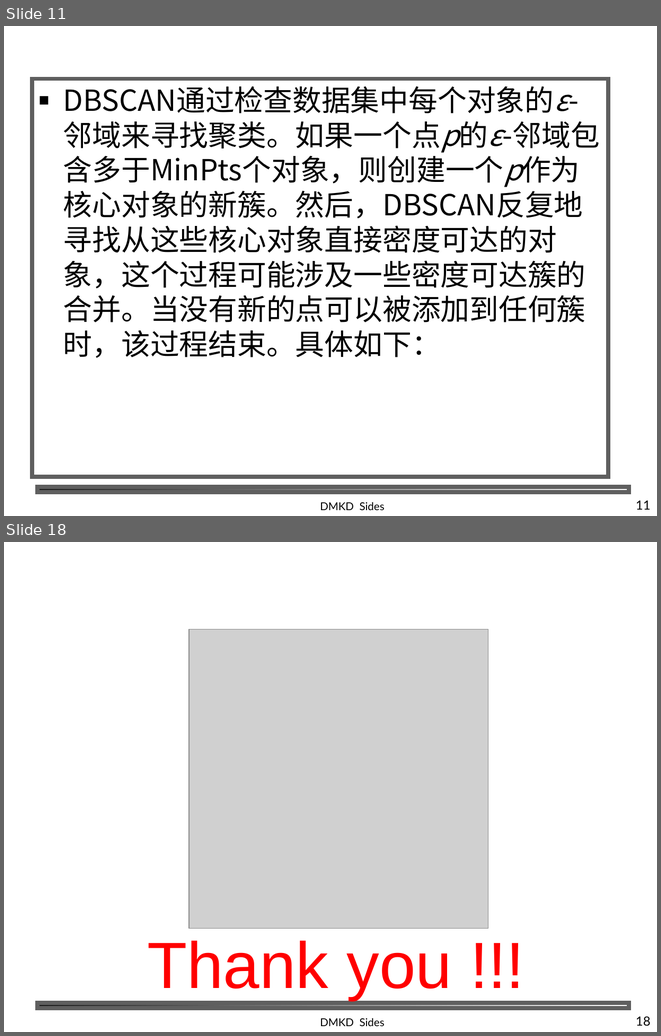
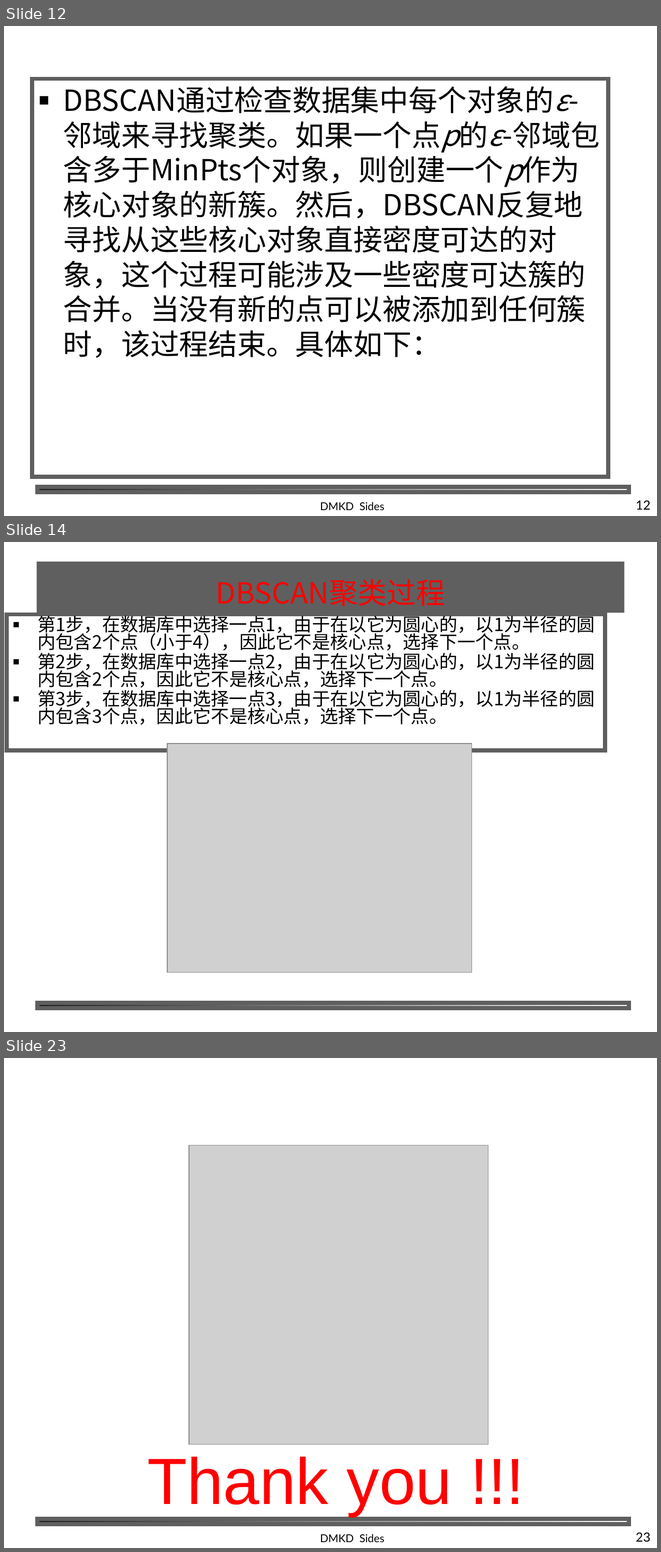
Before and after one commit to shfkuang/shfkuang.github.io, a slide deck: dm/ch5.4.ppt. Shown one above the other, each under a label of ours: slides 11 and 18 before the commit, slides 12, 14 and 23 after it; the slides between them are not shown. The pictures are 661x1036 and 661x1552 pixels, drawn with LibreOffice and Linux fonts; fonts in the diff are those of the drawing; grey boxes stand for pictures; background and template pictures are left out. Boxes give left, top, right and bottom in pixels: in the first picture for what was removed or moved away, otherwise in the second. Text is boxed around its words. In the diff, an @@ line names an element or a change of style, - is before the commit and + after.

```diff
--- a/dm/ch5.4.ppt
+++ b/dm/ch5.4.ppt
@@ slide 14 added at [4, 542, 657, 1032], background #FFFFFF; not listed: 1 template element that a slide beside it also shows @@
@@ title added at [37, 562, 624, 612], fill #5F5F5F, 32 pt, text #FF0000 @@
+DBSCAN聚类过程
@@ text added at [7, 615, 604, 750], outline #5F5F5F 4.51 pt, 20 pt, text #000000 @@
+■ 第1步，在数据库中选择一点1，由于在以它为圆心的，以1为半径的圆内包含2个点（小于4），因此它不是核心点，选择下一个点。
+■ 第2步，在数据库中选择一点2，由于在以它为圆心的，以1为半径的圆内包含2个点，因此它不是核心点，选择下一个点。
+■ 第3步，在数据库中选择一点3，由于在以它为圆心的，以1为半径的圆内包含3个点，因此它不是核心点，选择下一个点。
@@ picture added at [167, 743, 472, 972] @@
@@ what was slide 11 is now slide 12 @@
@@ page number at [636, 500, 651, 509]: text changed @@
-11
+12
@@ what was slide 18 is now slide 23 @@
@@ page number at [636, 1532, 651, 1542]: text changed @@
-18
+23
```
Also in this commit, not shown: 2 slides changed, 8 other slides added, 4 slides removed, 2 other files.
